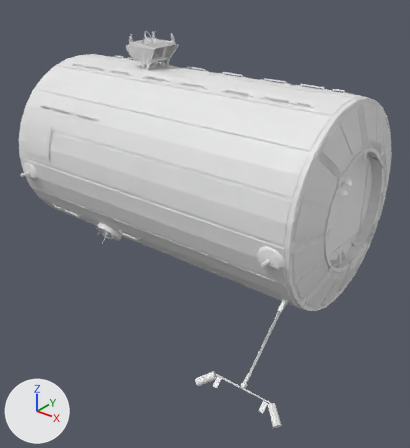
Two versions of the FBX model Mesh/iss_destiny.fbx, one commit apart.
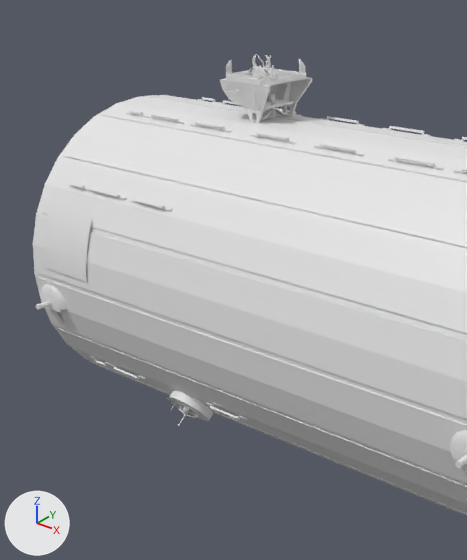
Each version appears first whole from a camera (50 mm lens) standing at (5.14, -6.51, 3.29) and looking at (0.14, -0.26, -0.59), and next in a close-up on the part from 0% to 65% of the width and 0% to 71% of the height. The axes (+X, +Y, +Z) are drawn at lower left. The lights are the same throughout. Where no turn or scale is listed for an object, it has been applied to the vertices. Vertices at the same position are counted once.

Names of what the first close-up shows: 'Cylindre.001', 'Destiny', 'col', 'destiny-ext'.
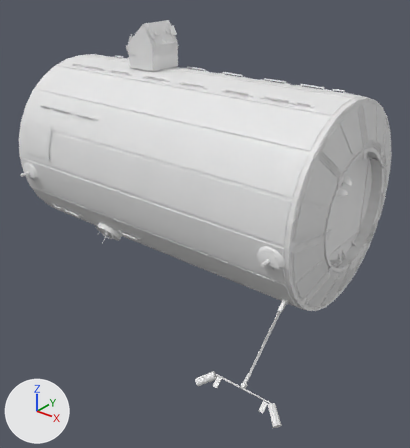
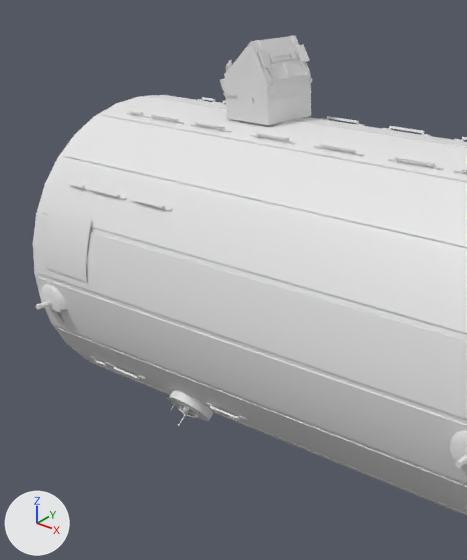
Where the change shows, as pixel boxes (x1, y1, x2, y2) in the close-ups (467 x 560 px):
'col.002', added: after (224, 35, 311, 125)
'TrussMount', added: after (223, 35, 311, 104)
part 1 of me_lab_ext_001, deleted: before (220, 54, 312, 123)

Patch to the scene script:
```diff
--- a/Mesh/iss_destiny.fbx.py
+++ b/Mesh/iss_destiny.fbx.py
@@ me_lab_ext_001 @@
 # used by ob_destiny_ext; location = (-0.463, 0.021, 0.472)
-me_lab_ext_001.from_pydata(...)  # 9386 vertices, 8159 faces; spans x -2.45..2.76, y -1.59..1.66, z -1.79..1.68
+me_lab_ext_001.from_pydata(...)  # 5947 vertices, 6025 faces; spans x -2.45..2.76, y -1.59..1.66, z -1.79..1.15
+# me_lab_ext_001 part 1: 44 loose pieces with 3439 vertices, spanning x -0.98..-0.4, y -0.28..0.34, z 1.14..1.68, are deleted
 me_lab_ext_001.materials.append(mat_iss_destiny)
@@ me_lab_ext_008 @@
+me_lab_ext_008.from_pydata(...)  # 1161 vertices, 1248 faces; spans x -0.329..0.286, y -0.306..0.306, z -0.39..0.463
+me_lab_ext_008.materials.append(mat_iss_destiny)  # white #e7e7e7
@@ me_cube_002 @@
+me_cube_002.from_pydata([(-0.268, -0.279, -0.282), (-0.268, -0.279, 0.089), (-0.268, 0.279, -0.282), (-0.268, 0.279, 0.089), (0.233, -0.279, -0.282), (0.233, -0.279, 0.089), (0.233, 0.279, -0.282), (0.233, 0.279, 0.089), (0.069, 0.279, 0.387), (0.069, -0.279, 0.387)], [], [(0, 1, 3, 2), (2, 3, 7, 6), (6, 7, 5, 4), (4, 5, 1, 0), (2, 6, 4, 0), (5, 7, 8, 9), (7, 3, 8), (5, 9, 1), (1, 9, 8, 3)])
@@ ob_trussmount @@
+ob_trussmount = bpy.data.objects.new('TrussMount', me_lab_ext_008)
+ob_trussmount.location = (-1.139, 0.052, 1.839)
@@ ob_col_002 @@
+ob_col_002 = bpy.data.objects.new('col.002', me_cube_002)
+ob_col_002.location = (-1.103, 0.041, 1.912)
```
